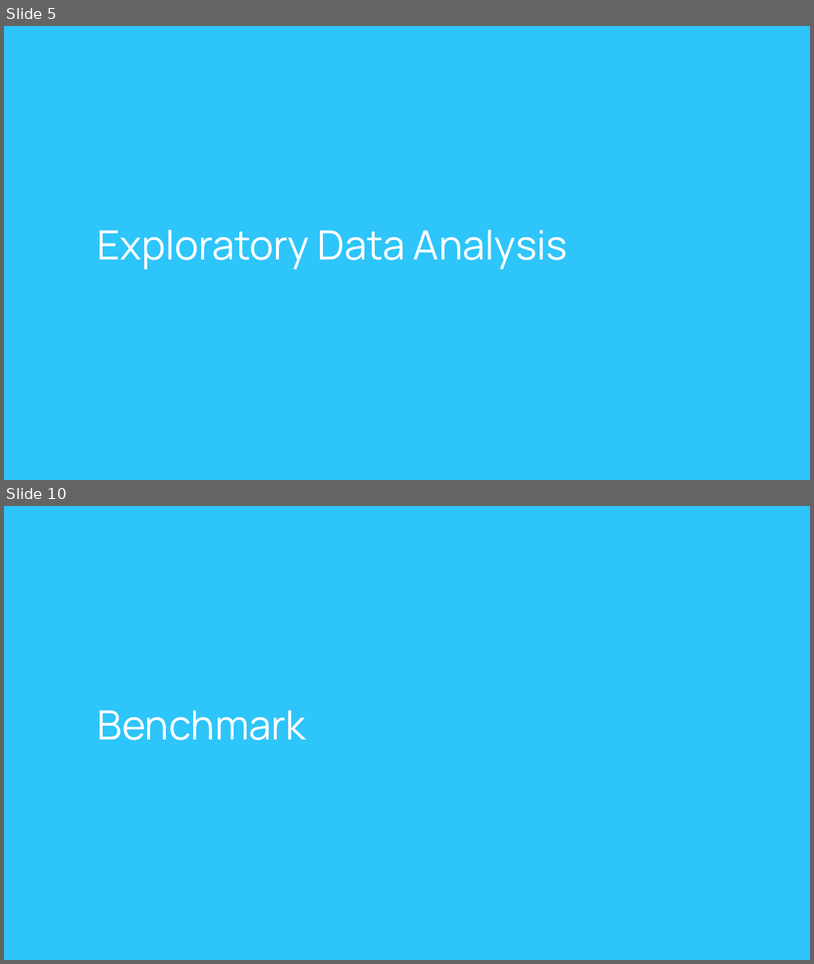
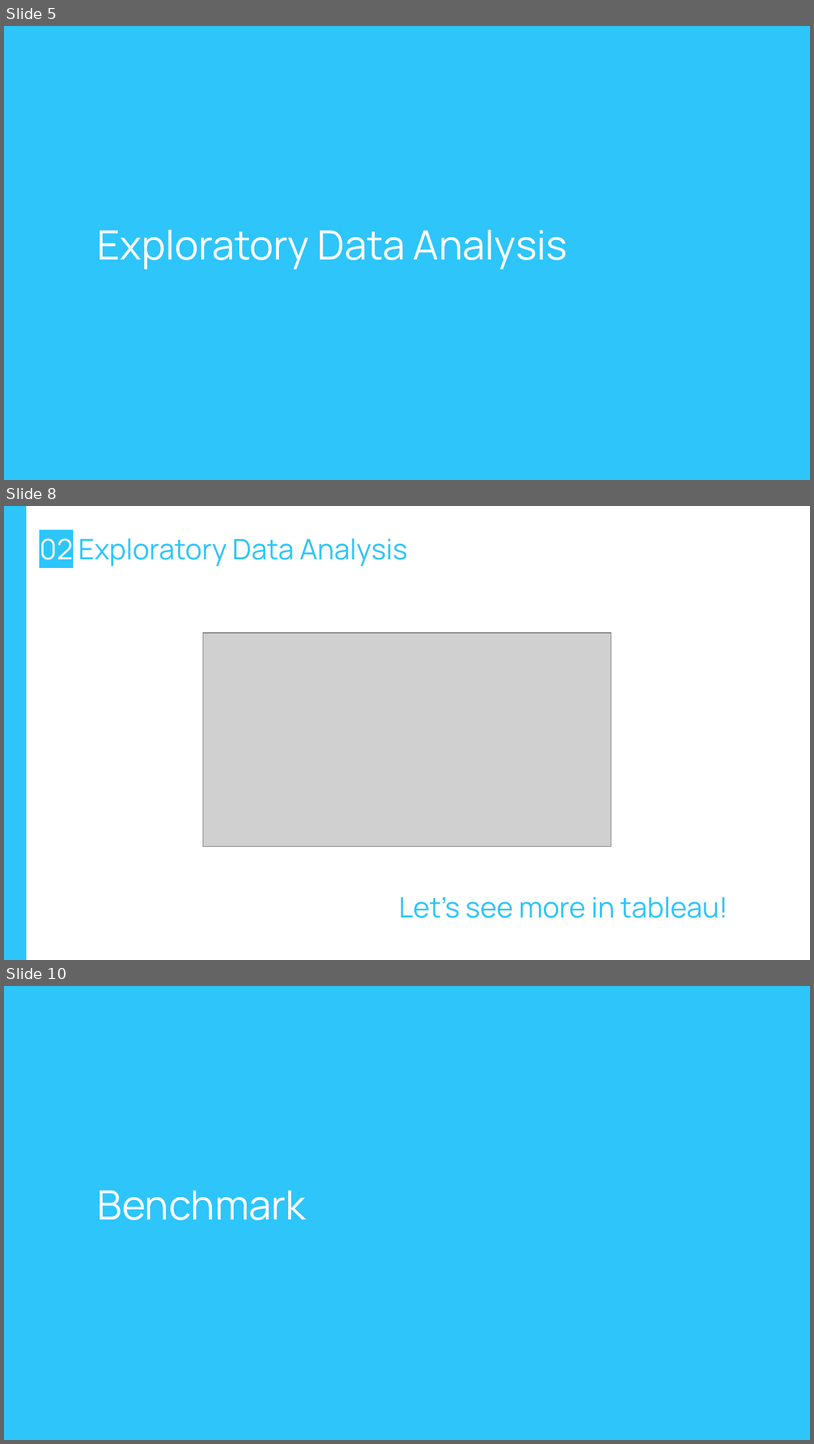
Before and after one commit to dplazau/ironhack-bootcamp, a slide deck: projects/ironhack-final-project/src/presentation/final-project-slides.pptx. Shown one above the other, each under a label of ours: slides 5 and 10 before the commit, slides 5, 8 and 10 after it; the slides between them are not shown. The pictures are 814x964 and 814x1444 pixels, drawn with LibreOffice and Linux fonts; fonts in the diff are those of the drawing; grey boxes stand for pictures; background and template pictures are left out. Boxes give left, top, right and bottom in pixels: in the first picture for what was removed or moved away, otherwise in the second. Text is boxed around its words. In the diff, an @@ line names an element or a change of style, - is before the commit and + after.

```diff
--- a/projects/ironhack-final-project/src/presentation/final-project-slides.pptx
+++ b/projects/ironhack-final-project/src/presentation/final-project-slides.pptx
@@ slide 8 added at <box>4,506,810,960</box>, background #FFFFFF @@
@@ rectangle added at <box>4,506,26,960</box>, fill #2DC5FA @@
@@ title added at <box>39,538,408,566</box>, 25.2 pt, text #2DC5FA @@
+02 Exploratory Data Analysis
@@ picture added at <box>203,633,611,847</box> @@
@@ text added at <box>399,896,728,918</box>, 25.2 pt, text #2DC5FA @@
+Let’s see more in tableau!
```
Also in this commit, not shown: 13 slides changed, 2 other slides added, 6 slides removed, 3 other files.
